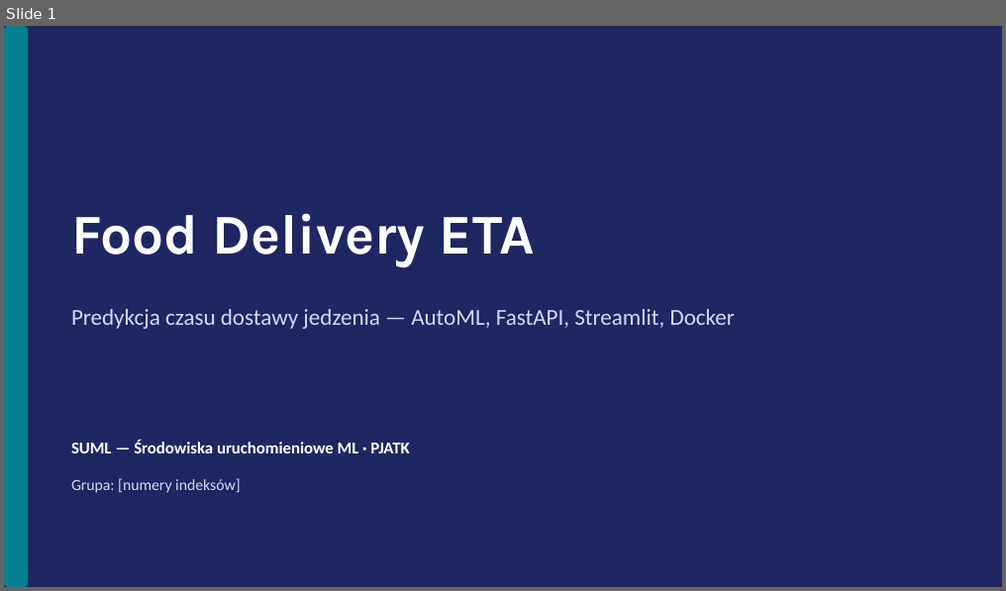
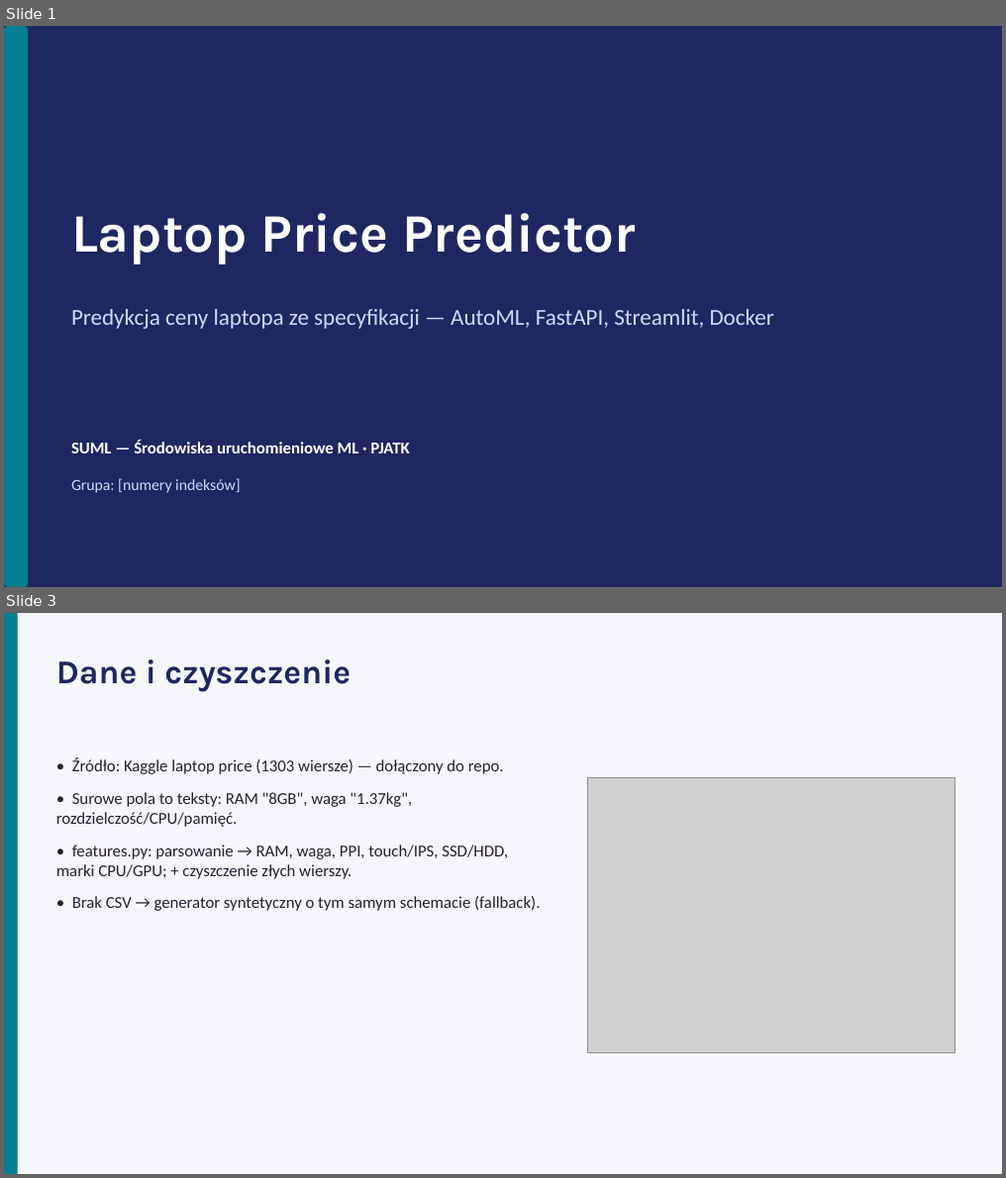
Before and after one commit to nimzoi/SUML-project, a slide deck: slides.pptx. Shown one above the other, each under a label of ours: slide 1 before the commit, slides 1 and 3 after it; the slides between them are not shown. The pictures are 1006x591 and 1006x1178 pixels, drawn with LibreOffice and Linux fonts; fonts in the diff are those of the drawing; grey boxes stand for pictures. Boxes give left, top, right and bottom in pixels: in the first picture for what was removed or moved away, otherwise in the second. Text is boxed around its words. In the diff, an @@ line names an element or a change of style, - is before the commit and + after.

Commit message:
pivot docs + slides to laptop topic

```diff
--- a/slides.pptx
+++ b/slides.pptx
@@ slide 3 added at [4,613,1002,1174], background #F5F7FB @@
@@ rectangle added at [4,613,18,1174], fill #028090 @@
@@ text added at [56,660,350,692], 32 pt, text #1E2761, bold @@
+Dane i czyszczenie
@@ text added at [56,758,540,911], 16 pt, text #222233 @@
+• Źródło: Kaggle laptop price (1303 wiersze) — dołączony do repo.
+• Surowe pola to teksty: RAM "8GB", waga "1.37kg", rozdzielczość/CPU/pamięć.
+• features.py: parsowanie → RAM, waga, PPI, touch/IPS, SSD/HDD, marki CPU/GPU; + czyszczenie złych wierszy.
+• Brak CSV → generator syntetyczny o tym samym schemacie (fallback).
@@ picture added at [588,777,954,1053] @@
@@ slide 1 changed as well @@
@@ text at [71,213,636,265]: text changed; size 54 to 52 pt @@
-Food Delivery ETA
+Laptop Price Predictor
@@ text at [71,309,774,329]: text changed @@
-Predykcja czasu dostawy jedzenia — AutoML, FastAPI, Streamlit, Docker
+Predykcja ceny laptopa ze specyfikacji — AutoML, FastAPI, Streamlit, Docker
```
Also in this commit, not shown: 7 other slides changed, 1 other slide added, 2 slides removed, 8 other files.
